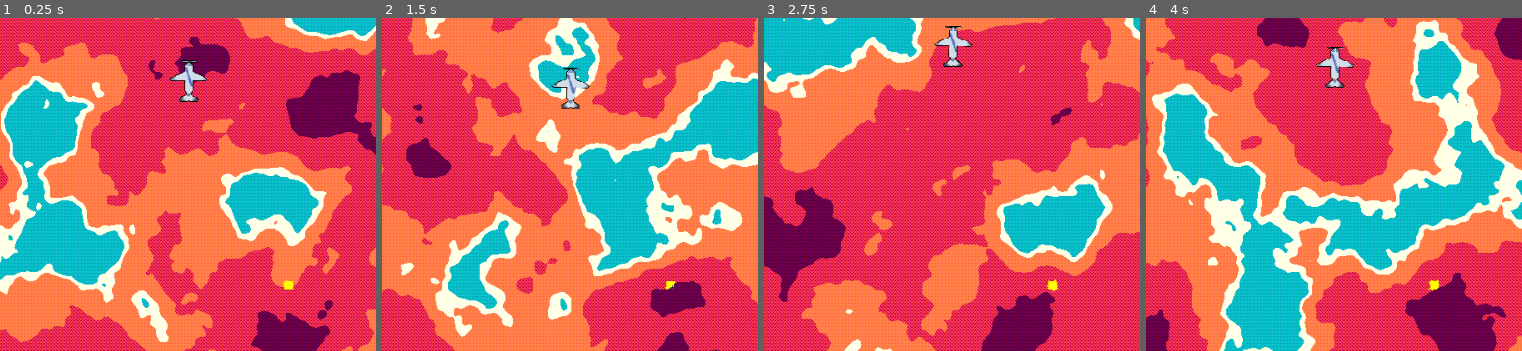
Above: before the commit, frames 1-4 (left to right).
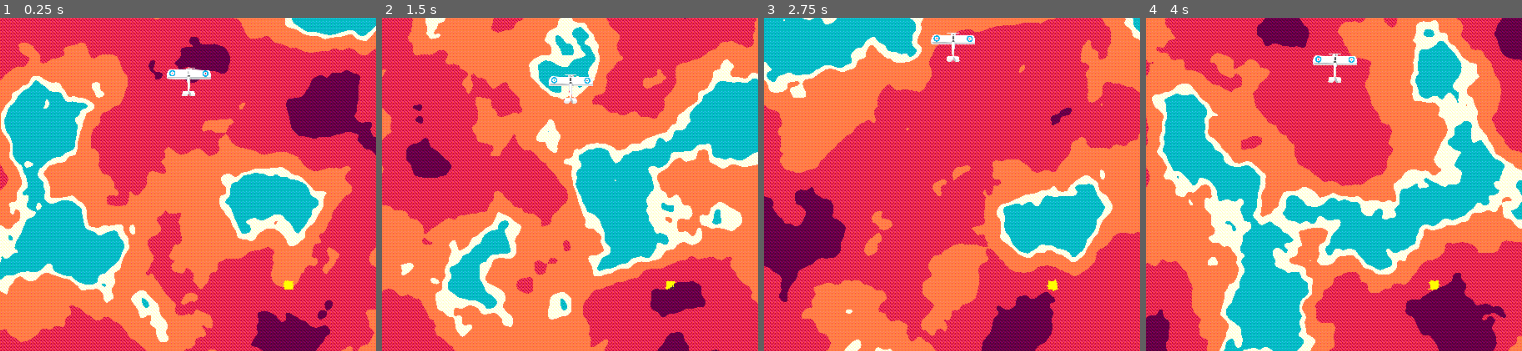
Above: after the commit, the same moments.

Repository: Levartar/2025-Brackeys-Game-Jam
Game: Godot game, scene res://scenes/game.tscn
Two runs of this game, one before a commit and one after it. Both use one fixed random seed, a clock stepped at 60 frames per second and the inputs below.
Inputs (mouse positions are % of the whole screen's width and height, from its top left):
- Up to frame 1 (0.25 s): no input
- Up to frame 2 (1.5 s): click "Restart" at 0.5 s; click "Restart" at 1.25 s
- Up to frame 3 (2.75 s): click "Restart" at 2 s
- Up to frame 4 (4 s): click (94, 12) at 2.75 s; click (94, 12) at 3.5 s
The pictures show only the part of the screen within x 7-56%, y 17-67%; the shares and areas given below are measured in that part.

The runs differ from the first frame. In frame 1, 0.7% of the frame differs, in the area x 44-57%, y 12-26%; in frame 2, 0.6%; in frame 3, 0.7%; in frame 4, 0.6%.

Commit message:
implemented laser plane

Diff:
--- /dev/null
+++ b/scenes/laser.tscn
@@ -0,0 +1,9 @@
+[gd_scene load_steps=2 format=3 uid="uid://dmbqjgrgbdfuo"]
+
+[ext_resource type="Script" uid="uid://c8qswyx0tbl35" path="res://scripts/laser.gd" id="1_xmihv"]
+
+[node name="Laser" type="Line2D"]
+z_index = 3
+width = 100.0
+default_color = Color(0.22481102, 0.40539506, 0.883069, 1)
+script = ExtResource("1_xmihv")
--- a/scenes/plane.tscn
+++ b/scenes/plane.tscn
@@ -7,6 +7,7 @@
 z_index = 4
 rotation = 0.011300007
 script = ExtResource("1_206p1")
+type = 2
 speed = 100
 
 [node name="Sprite2D" type="Sprite2D" parent="."]
--- /dev/null
+++ b/scripts/laser.gd
@@ -0,0 +1,49 @@
+extends Line2D
+
+@export var distinguish_radius: int = 5
+@export var trail_width: int = 5
+@export var laser_range: int = 50
+@export var laser_speed: float = 2.0
+@export var laser_spread: int = 15
+
+var plane: CharacterBody2D
+var terrain: Control
+var angle: float
+var anchor: Vector2 = Vector2.ZERO
+
+var is_active: bool = true
+var range_mod: float
+
+func _ready() -> void:
+  clear_points()
+  plane = get_parent()
+  terrain = get_parent().get_parent().get_node("Terrain")
+  width = trail_width
+  z_as_relative = false
+  set_range_mod()
+  points = [anchor, anchor + Vector2(laser_range * range_mod, 0)]
+
+func _process(delta):
+  if is_active:
+    angle += laser_speed * delta
+    var oscillation = sin(angle * 3.0) # x3 for faster oscillation
+    var min_deg = - laser_spread # + deg_mod
+    var max_deg = laser_spread # + deg_mod
+    var oscillated_angle = deg_to_rad(lerp(min_deg, max_deg, (oscillation + 1.0) / 2.0))
+    var moving_end = anchor + Vector2(cos(oscillated_angle) * laser_range * range_mod, sin(oscillated_angle) * laser_range)
+    points[1] = moving_end
+    var pos = plane.position + moving_end.rotated(plane.rotation)
+    if terrain:
+        terrain.drop_water_at_position(pos, distinguish_radius)
+
+func deploy() -> void:
+    if plane == null: print("Laser could not find Plane instance!"); return
+    set_range_mod()
+
+func deactivate() -> void:
+  is_active = false
+  queue_free()
+
+func set_range_mod() -> void:
+  if plane.last_rotation_is_left and range_mod != -1: range_mod = -1
+  elif !plane.last_rotation_is_left and range_mod != 1: range_mod = 1
--- a/scripts/plane.gd
+++ b/scripts/plane.gd
@@ -1,11 +1,11 @@
 extends CharacterBody2D
 
-enum PlaneType {Standard, Bomber}
+enum PlaneType {Standard, Bomber, Laser}
 
 @export var type: PlaneType = PlaneType.Standard
 @export var speed: int = 400
 @export var rotation_speed: float = 1.5
-@export var cooldown_values = {"Standard": 1.5, "Bomber": 1.5}
+@export var cooldown_values = {"Standard": 1.5, "Bomber": 1.5, "Laser": 0.0}
 @export var is_test: bool = false # TODO: make sure is set to false in godot before release
 
 var rotation_direction: float = 0
@@ -13,6 +13,7 @@
 var last_deployment_state: bool = false
 var trail_scene: PackedScene = preload("res://scenes/trail.tscn")
 var bomb_scene: PackedScene = preload("res://scenes/bomb.tscn")
+var laser_scene: PackedScene = preload("res://scenes/laser.tscn")
 var latest_trail: Node
 
 var cooldown
@@ -22,7 +23,10 @@
 
 var texture_standard: Texture2D = preload("res://assets/planes/standard.png")
 var texture_bomber: Texture2D = preload("res://assets/planes/bomber.png")
+var texture_laser: Texture2D = preload("res://assets/planes/placeholder.png") # TODO: replace
 var sprite: Sprite2D
+
+var last_rotation_is_left: bool = false
 
 # testing vars
 var initial_position: Vector2
@@ -31,11 +35,13 @@
 func _ready() -> void:
   if type == PlaneType.Standard: cooldown = cooldown_values["Standard"]
   elif type == PlaneType.Bomber: cooldown = cooldown_values["Bomber"]
+  elif type == PlaneType.Laser: cooldown = cooldown_values["Laser"]
   current_cool_down = cooldown
   initial_position = position
   sprite = $Sprite2D
   if type == PlaneType.Standard: sprite.texture = texture_standard
   elif type == PlaneType.Bomber: sprite.texture = texture_bomber
+  elif type == PlaneType.Laser: sprite.texture = texture_laser
 
 func _process(delta: float) -> void:
   if cooling_down:
@@ -55,6 +61,10 @@
         await get_tree().create_timer(latest_trail.delay).timeout
         get_parent().add_child(latest_trail)
         latest_trail.deploy()
+      elif type == PlaneType.Laser:
+        latest_trail = laser_scene.instantiate()
+        add_child(latest_trail)
+        latest_trail.deploy()
       deployed_after_cooldown = true
     elif Input.is_action_just_released("deploy"):
       if deployed_after_cooldown:
@@ -64,6 +74,8 @@
 
 func _physics_process(delta):
   rotation_direction = Input.get_axis("left", "right")
+  if rotation_direction < 0: last_rotation_is_left = true
+  elif rotation_direction > 0: last_rotation_is_left = false
   velocity = transform.y * -1 * speed * speed_mod
   rotation += rotation_direction * rotation_speed * delta
   move_and_slide()
@@ -77,5 +89,6 @@
       speed_mod = 1.0; print("reset speed_mod")
 
 func activate_cooldown() -> void:
-  cooling_down = true
-  if sprite: sprite.modulate = Color(0.8, 0.8, 0.8, 1.0) # mid-grey
+  if cooldown > 0:
+    cooling_down = true
+    if sprite: sprite.modulate = Color(0.8, 0.8, 0.8, 1.0) # mid-grey
Not shown, added: scripts/laser.gd.uid
